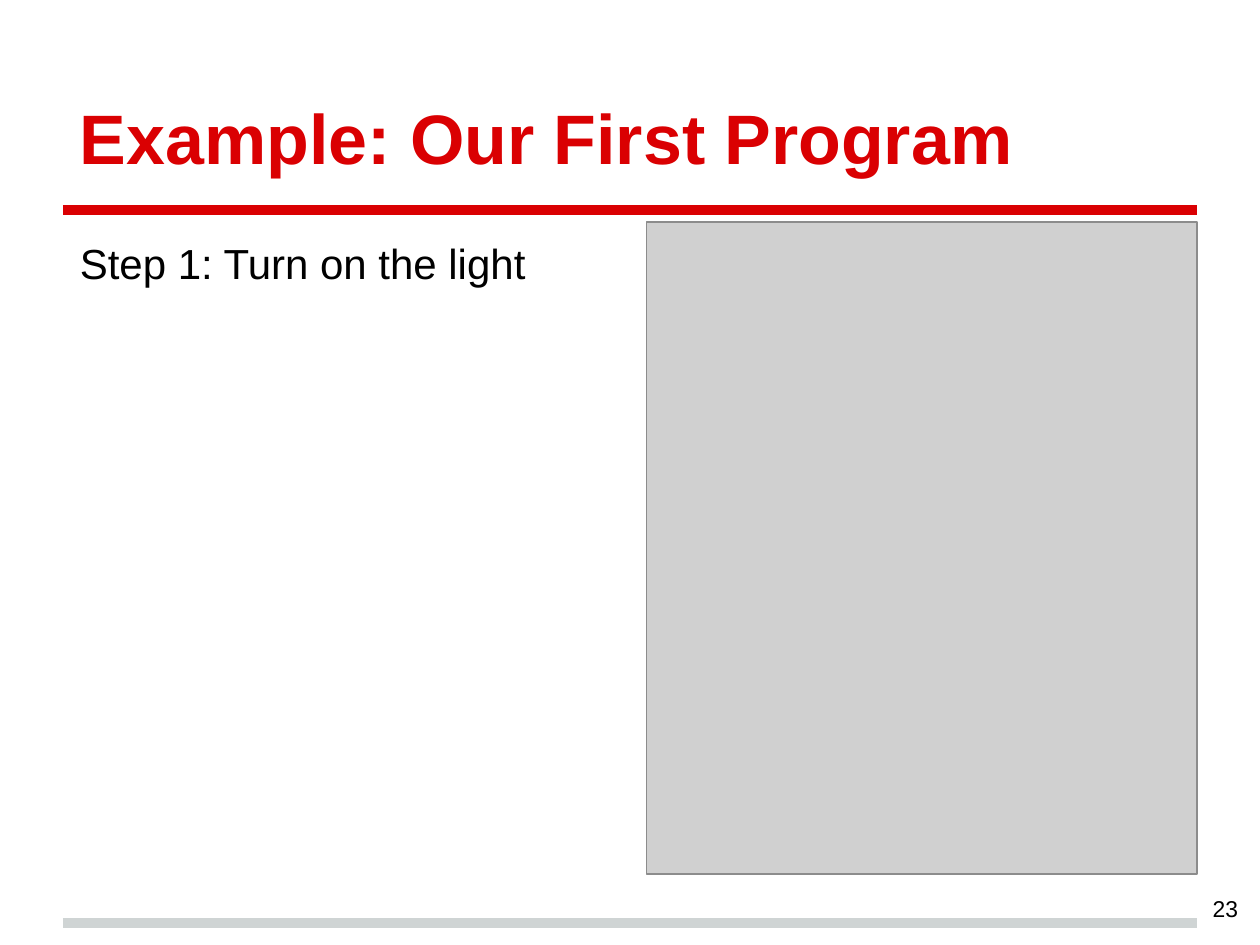
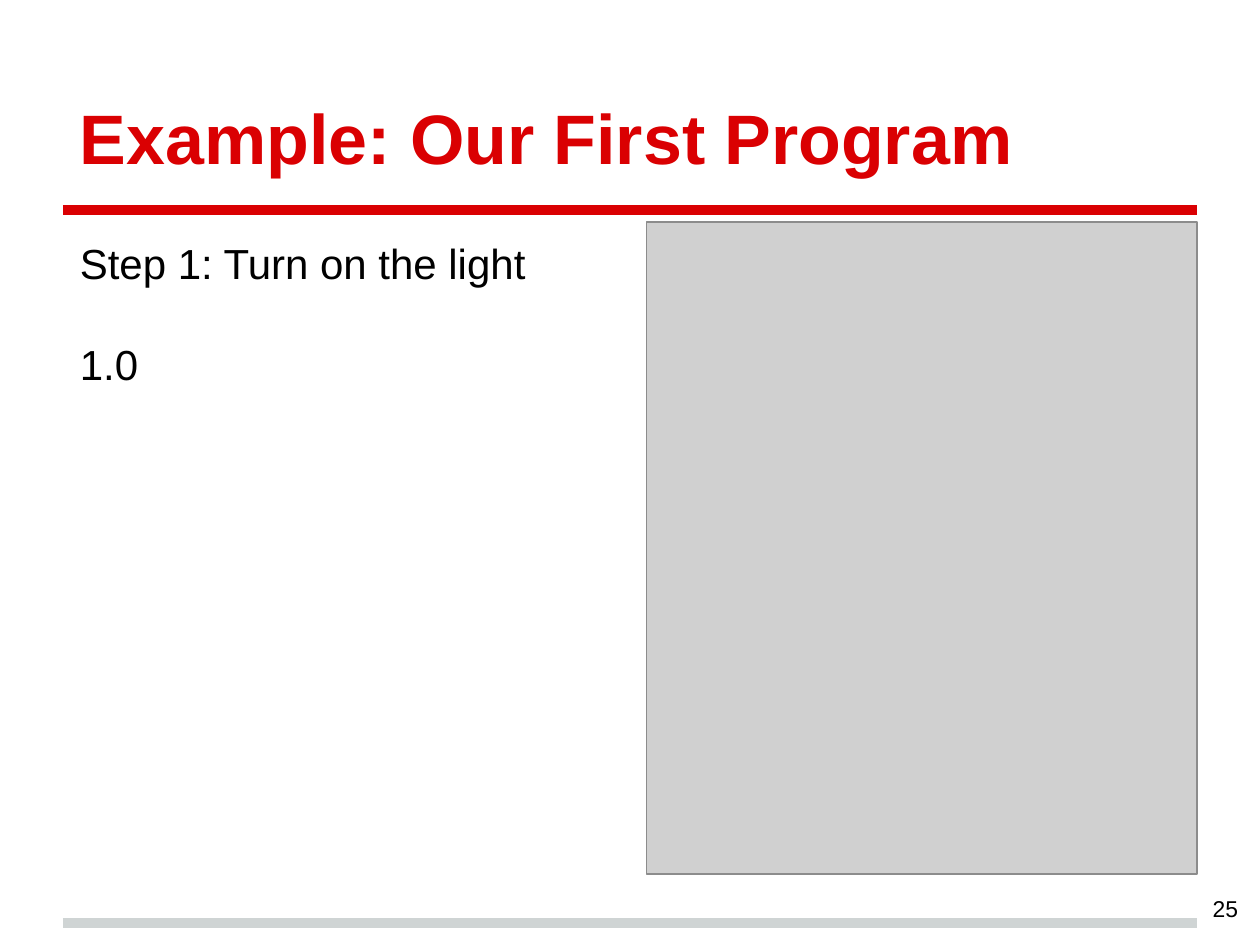
Before and after one commit to crgallac/Course, a slide deck: slide 25 of CourseHaplet.pptx (slide 23 before the commit). Drawn at 1260x945 pixels with LibreOffice and Linux fonts; fonts in the diff are those of the drawing; grey boxes stand for pictures. Boxes give left, top, right and bottom in pixels: in the first picture for what was removed or moved away, otherwise in the second. Text is boxed around its words. In the diff, an @@ line names an element or a change of style, - is before the commit and + after.

Commit message:
add the first three examples

```diff
--- a/CourseHaplet.pptx
+++ b/CourseHaplet.pptx
@@ text at <box>80,350,138,381</box>: paragraph added @@
+1.0
@@ page number at <box>1213,901,1238,918</box>: text changed @@
-23
+25
```
Also in this commit, not shown: 9 other slides changed, 12 slides added, 2 slides removed, 6 other files.
